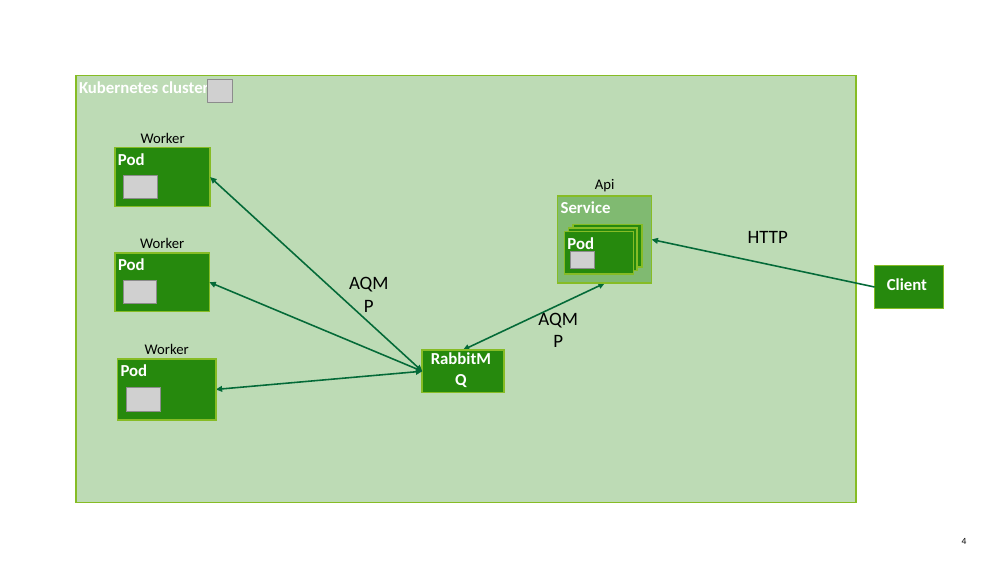
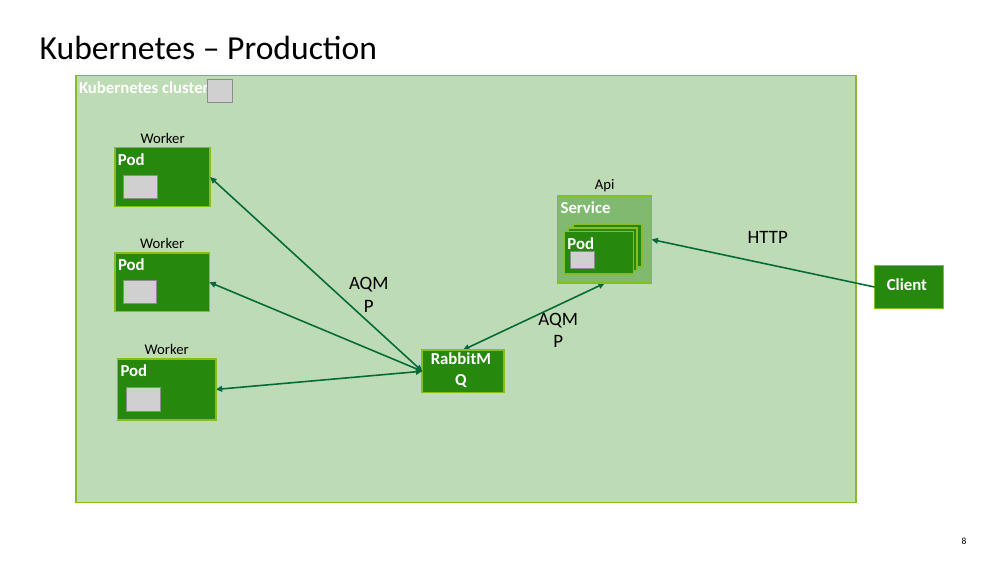
Before and after one commit to jbb10/Robopizza, a slide deck: slide 8 of Microservices from the ground up.pptx (slide 4 before the commit). Drawn at 1008x567 pixels with LibreOffice and Linux fonts; fonts in the diff are those of the drawing; grey boxes stand for pictures. Boxes give left, top, right and bottom in pixels: in the first picture for what was removed or moved away, otherwise in the second. Text is boxed around its words. In the diff, an @@ line names an element or a change of style, - is before the commit and + after.

```diff
--- a/Microservices from the ground up.pptx
+++ b/Microservices from the ground up.pptx
@@ text added at (40, 35, 377, 60), 32 pt, text #000000 @@
+Kubernetes – Production
@@ page number at (962, 537, 967, 544): text changed @@
-4
+8
```
Also in this commit, not shown: 4 slides added, 2 other files.
